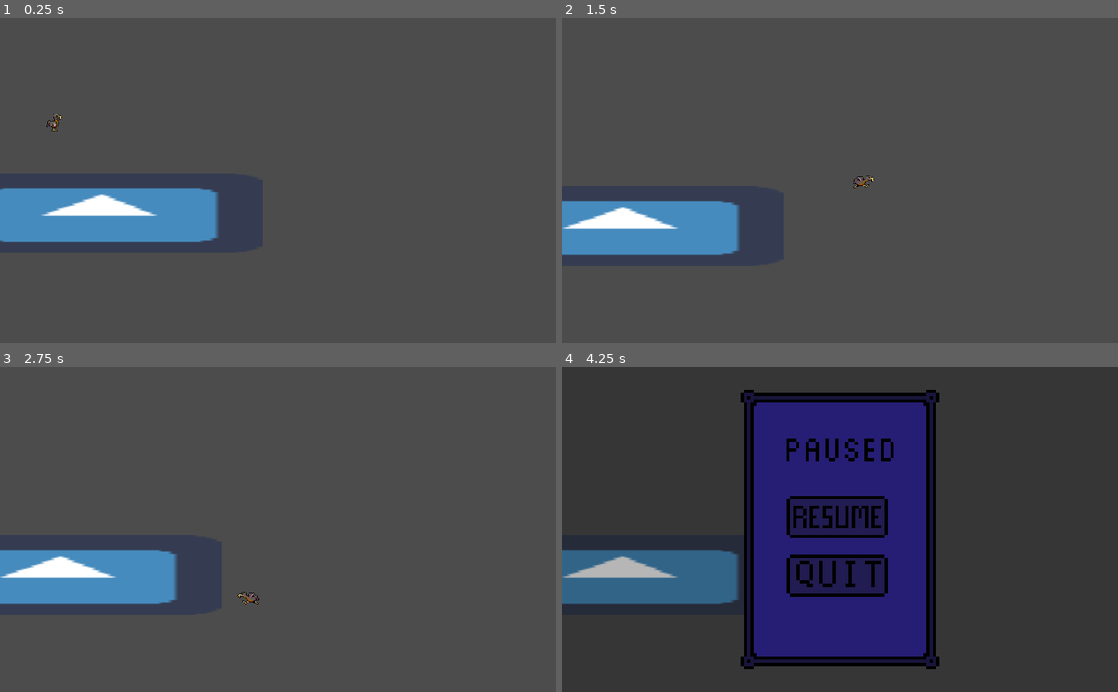
Above: before the commit, frames 1-4 (two rows, left to right).
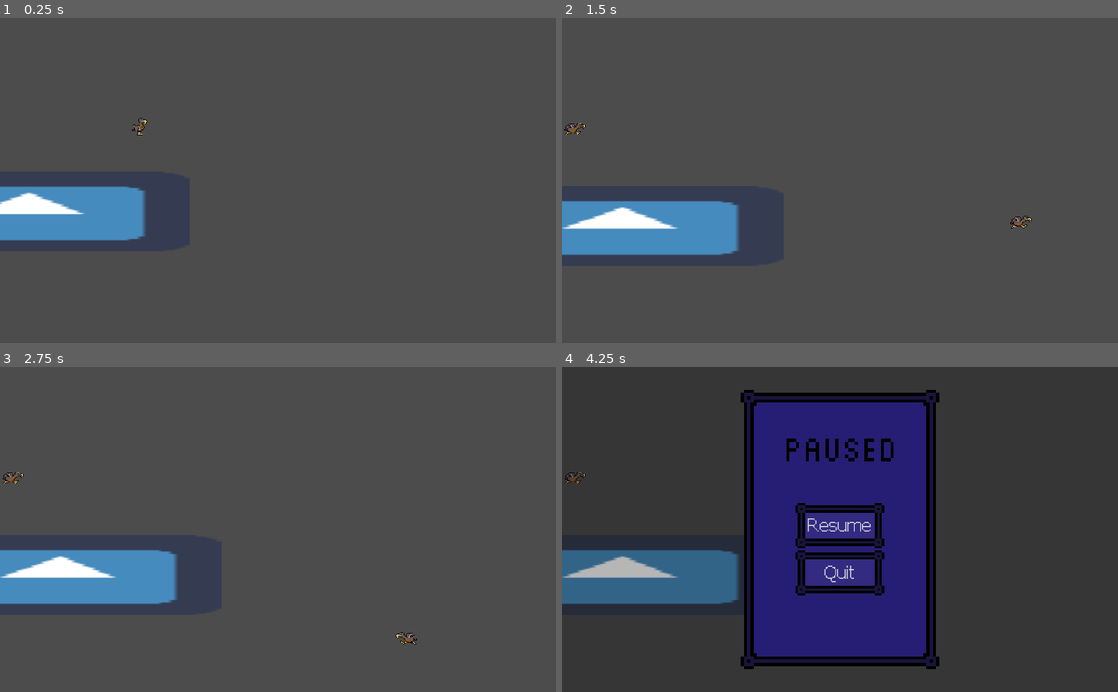
Above: after the commit, the same moments.

Repository: Struckdown/GDQ2021
Game: Godot game, scene res://Boss.tscn
Two runs of this game, one before a commit and one after it. Both use one fixed random seed, a clock stepped at 60 frames per second and the inputs below. This scene is started directly instead of the project's main scene. The engine's default icon, where the game draws it, is replaced by a stand-in: a white triangle on a blue panel in a dark square.
Inputs:
- Up to frame 1 (0.25 s): no input
- Up to frame 2 (1.5 s): hold D (right) from 0.53 s (still down); tap Shift (dash) at 0.6, 1.35 s; tap Space (jump) at 0.77 s
- Up to frame 3 (2.75 s): tap Space (jump) at 1.52 s; release D (right) at 2.03 s; hold A (left) from 2.03 s (still down); tap Shift (dash) at 2.1 s
- Up to frame 4 (4.25 s): release A (left) at 2.78 s; hold D (right) from 2.78 s (still down); tap Shift (dash) at 2.85, 3.6 s; tap Space (jump) at 3.02, 3.77 s; tap P (pause) at 4.15 s

The runs differ from the first frame. In frame 1, 4.0% of the frame differs, in the area x 0-40%, y 29-70%; in frame 2, 0.2%; in frame 3, 0.2%; in frame 4, 4.6%, in the area x 0-59%, y 32-71%.

Commit message:
redid UI

Diff:
--- a/Boss.tscn
+++ b/Boss.tscn
@@ -7,9 +7,13 @@
 [sub_resource type="RectangleShape2D" id=1]
 extents = Vector2( 300.921, 71.2753 )
 
-[node name="MainLevel" type="Node2D"]
+[node name="Boss" type="Node2D"]
+
+[node name="Boss" parent="." instance=ExtResource( 1 )]
+script = null
 
 [node name="Dodo" parent="." instance=ExtResource( 1 )]
+position = Vector2( 291, 11 )
 
 [node name="Camera2D" type="Camera2D" parent="Dodo"]
 position = Vector2( 411.466, 187.895 )
@@ -21,13 +25,13 @@
 limit_smoothed = true
 smoothing_enabled = true
 
-[node name="StaticBody2D" type="StaticBody2D" parent="."]
+[node name="Floor box" type="StaticBody2D" parent="."]
 position = Vector2( 81.567, 183.315 )
 
-[node name="CollisionShape2D" type="CollisionShape2D" parent="StaticBody2D"]
+[node name="CollisionShape2D" type="CollisionShape2D" parent="Floor box"]
 shape = SubResource( 1 )
 
-[node name="Sprite" type="Sprite" parent="StaticBody2D"]
+[node name="Sprite" type="Sprite" parent="Floor box"]
 position = Vector2( 1.17982, 0.943907 )
 scale = Vector2( 9.41375, 2.29783 )
 texture = ExtResource( 2 )
--- a/pauseMenu.tscn
+++ b/pauseMenu.tscn
@@ -1,21 +1,31 @@
-[gd_scene load_steps=11 format=2]
+[gd_scene load_steps=12 format=2]
 
-[ext_resource path="res://Artwork/Pause.png" type="Texture" id=1]
-[ext_resource path="res://Artwork/resumet.png" type="Texture" id=2]
+[ext_resource path="res://UI/Pause.png" type="Texture" id=1]
+[ext_resource path="res://UI/controls.png" type="Texture" id=2]
 [ext_resource path="res://Scripts/pause.gd" type="Script" id=3]
-[ext_resource path="res://Artwork/quit.png" type="Texture" id=4]
+[ext_resource path="res://UI/controls_hover.png" type="Texture" id=5]
+[ext_resource path="res://UI/controls_clicked.png" type="Texture" id=6]
+[ext_resource path="res://Font/PixelFJVerdana12pt.ttf" type="DynamicFontData" id=7]
 
-[sub_resource type="StyleBoxEmpty" id=1]
+[sub_resource type="StyleBoxTexture" id=7]
+texture = ExtResource( 5 )
+region_rect = Rect2( 0, 0, 37, 19 )
 
-[sub_resource type="StyleBoxEmpty" id=2]
+[sub_resource type="StyleBoxTexture" id=8]
+texture = ExtResource( 6 )
+region_rect = Rect2( 0, 0, 37, 19 )
 
-[sub_resource type="StyleBoxEmpty" id=3]
+[sub_resource type="StyleBoxTexture" id=3]
+texture = ExtResource( 2 )
+region_rect = Rect2( 0, 0, 37, 19 )
 
-[sub_resource type="StyleBoxEmpty" id=4]
+[sub_resource type="DynamicFontData" id=9]
 
-[sub_resource type="StyleBoxEmpty" id=5]
-
-[sub_resource type="StyleBoxEmpty" id=6]
+[sub_resource type="DynamicFont" id=10]
+extra_spacing_top = 24
+extra_spacing_bottom = 24
+font_data = ExtResource( 7 )
+fallback/0 = SubResource( 9 )
 
 [node name="Pause Menu" type="Control"]
 pause_mode = 2
@@ -55,51 +65,46 @@
 anchor_top = 0.5
 anchor_right = 0.5
 anchor_bottom = 0.5
-margin_left = -512.0
-margin_top = -266.326
-margin_right = -342.0
-margin_bottom = -168.326
-rect_scale = Vector2( 6, 6 )
+margin_left = -85.0
+margin_top = -49.0
+margin_right = 85.0
+margin_bottom = 49.0
 __meta__ = {
 "_edit_use_anchors_": false
 }
 
 [node name="VBoxContainer" type="VBoxContainer" parent="CenterContainer"]
-margin_left = 69.0
-margin_top = 30.0
-margin_right = 100.0
-margin_bottom = 66.0
+margin_right = 170.0
+margin_bottom = 172.0
 __meta__ = {
 "_edit_use_anchors_": false
 }
 
-[node name="Container" type="Container" parent="CenterContainer/VBoxContainer"]
-margin_right = 31.0
-
 [node name="resume" type="Button" parent="CenterContainer/VBoxContainer"]
-margin_top = 4.0
-margin_right = 31.0
-margin_bottom = 18.0
+margin_right = 168.0
+margin_bottom = 84.0
 grow_horizontal = 2
 size_flags_horizontal = 0
-custom_styles/hover = SubResource( 1 )
-custom_styles/pressed = SubResource( 2 )
+custom_styles/hover = SubResource( 7 )
+custom_styles/pressed = SubResource( 8 )
 custom_styles/normal = SubResource( 3 )
-icon = ExtResource( 2 )
+custom_fonts/font = SubResource( 10 )
+text = "   Resume   "
 __meta__ = {
 "_edit_use_anchors_": false
 }
 
 [node name="quit" type="Button" parent="CenterContainer/VBoxContainer"]
-margin_top = 22.0
-margin_right = 31.0
-margin_bottom = 36.0
+margin_top = 110.0
+margin_right = 170.0
+margin_bottom = 172.0
 grow_horizontal = 2
 size_flags_horizontal = 0
-custom_styles/hover = SubResource( 4 )
-custom_styles/pressed = SubResource( 5 )
-custom_styles/normal = SubResource( 6 )
-icon = ExtResource( 4 )
+custom_styles/hover = SubResource( 7 )
+custom_styles/pressed = SubResource( 8 )
+custom_styles/normal = SubResource( 3 )
+custom_fonts/font = SubResource( 10 )
+text = "       Quit       "
 __meta__ = {
 "_edit_use_anchors_": false
 }
Binary file removed: Artwork/quit.aseprite
Binary file added: Font/PixelFJVerdana12pt.ttf
Binary file added: PixelFJVerdana12pt.ttf
Renamed: Artwork/Pause.aseprite -> UI/Pause.aseprite
Renamed: Artwork/Pause.png -> UI/Pause.png
Not shown, added: UI/Pause.png.import
Binary file added: UI/controls.aseprite
Binary file added: UI/controls.png
Not shown, changed: UI/controls.png.import
Binary file added: UI/controls_clicked.png
Not shown, added: UI/controls_clicked.png.import
Binary file added: UI/controls_hover.png
(and 15 more such lines)
